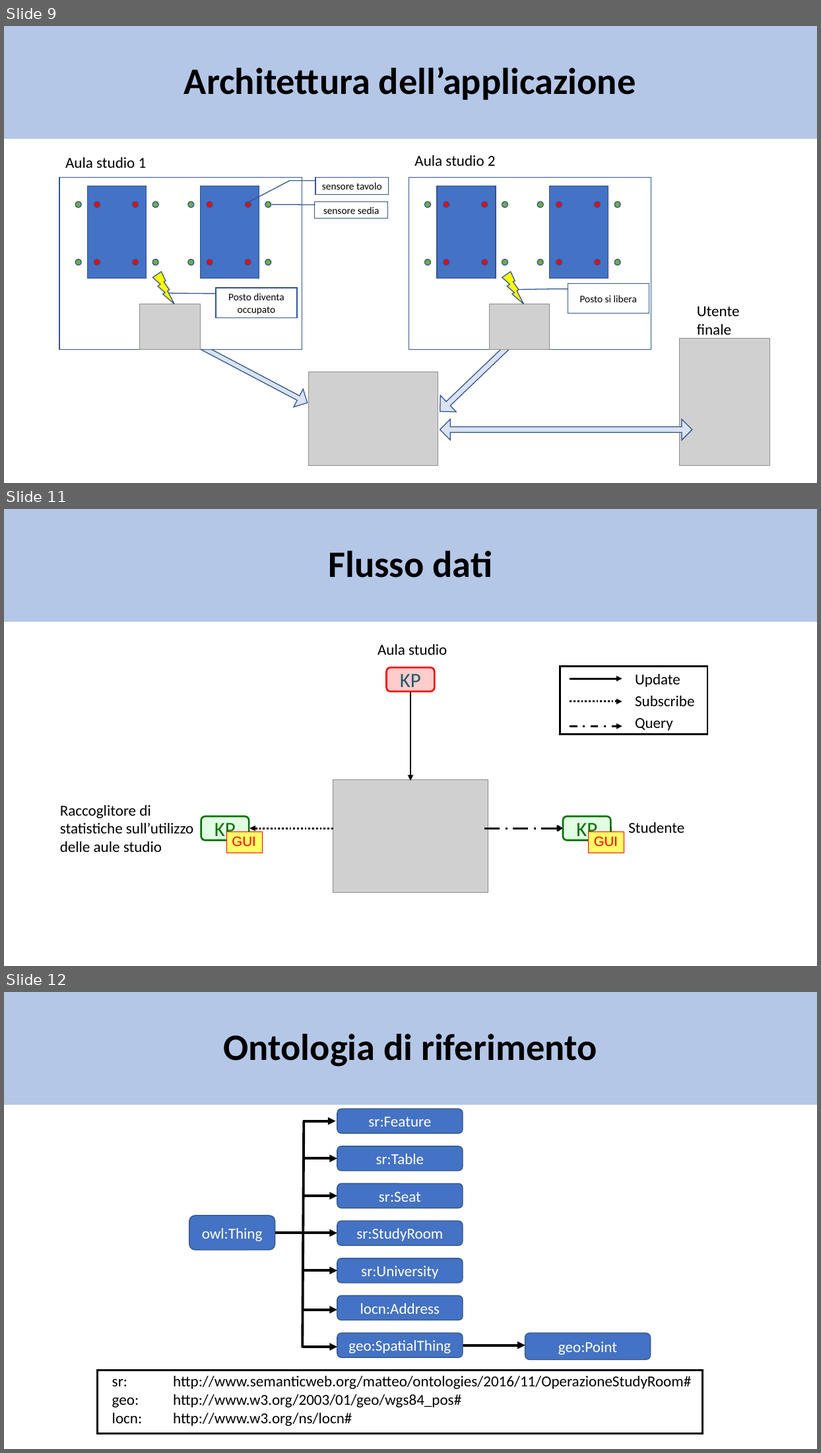
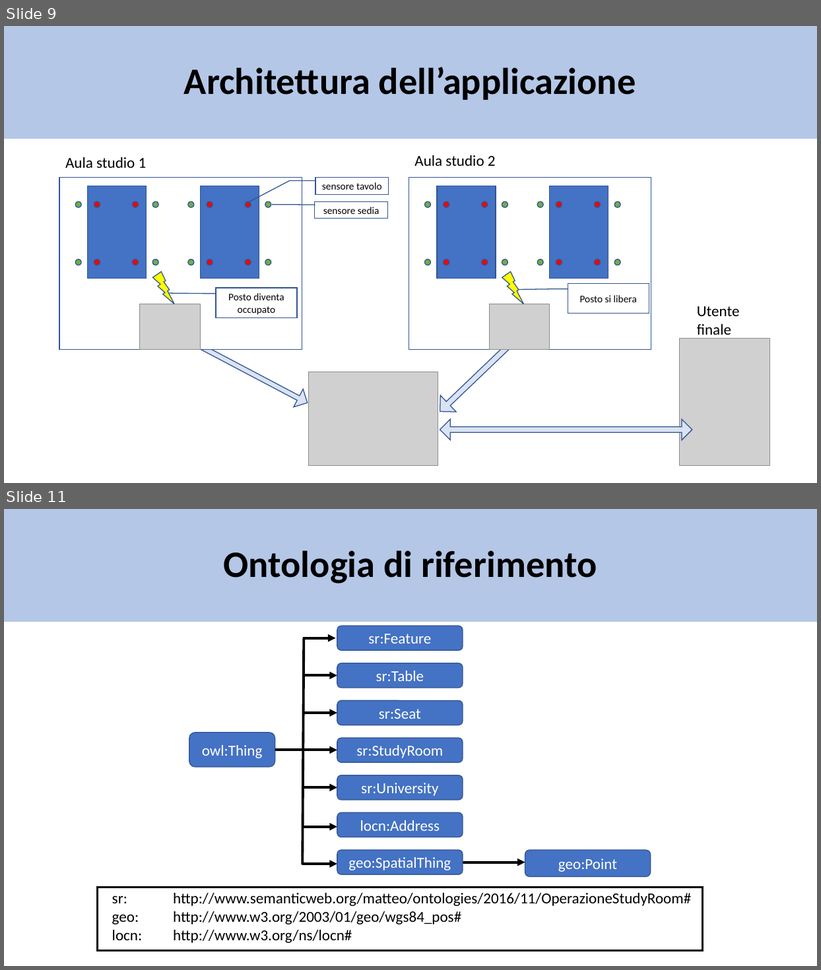
Before and after one commit to matte21/CalcM, a slide deck: ontologia.pptx. Shown one above the other, each under a label of ours: slides 9, 11 and 12 before the commit, slides 9 and 11 after it; the slides between them are not shown. The pictures are 821x1453 and 821x970 pixels, drawn with LibreOffice and Linux fonts; fonts in the diff are those of the drawing; grey boxes stand for pictures. Boxes give left, top, right and bottom in pixels: in the first picture for what was removed or moved away, otherwise in the second. Text is boxed around its words. In the diff, an @@ line names an element or a change of style, - is before the commit and + after.

```diff
--- a/ontologia.pptx
+++ b/ontologia.pptx
@@ slide 11 removed at bbox=[4, 509, 817, 966], background #FFFFFF @@
@@ title removed at bbox=[4, 509, 817, 622] @@
-Flusso dati
@@ text removed at bbox=[378, 644, 447, 655] @@
-Aula studio
@@ rectangle removed at bbox=[560, 666, 708, 735] @@
@@ rounded rectangle removed at bbox=[386, 667, 435, 691] @@
-KP
@@ arrow removed from (570, 679) to (622, 679) @@
@@ text removed at bbox=[635, 674, 680, 687] @@
-Update
@@ arrow removed from (411, 692) to (411, 781) @@
@@ arrow removed from (570, 702) to (622, 702) @@
@@ text removed at bbox=[635, 696, 694, 706] @@
-Subscribe
@@ arrow removed from (570, 726) to (622, 726) @@
@@ text removed at bbox=[635, 718, 673, 731] @@
-Query
@@ picture removed at bbox=[333, 780, 488, 893] @@
@@ text removed at bbox=[60, 805, 193, 852] @@
-Raccoglitore di statistiche sull’utilizzo delle aule studio
@@ rounded rectangle removed at bbox=[201, 817, 249, 840] @@
-KP
@@ rounded rectangle removed at bbox=[564, 817, 611, 840] @@
-KP
@@ text removed at bbox=[628, 823, 684, 833] @@
-Studente
@@ rectangle removed at bbox=[226, 832, 263, 853] @@
-GUI
@@ arrow removed from (333, 828) to (250, 828) @@
@@ arrow removed from (484, 828) to (564, 828) @@
@@ rectangle removed at bbox=[588, 832, 624, 853] @@
-GUI
@@ what was slide 12 is now slide 11 @@
```
Also in this commit, not shown: 1 slide changed.
